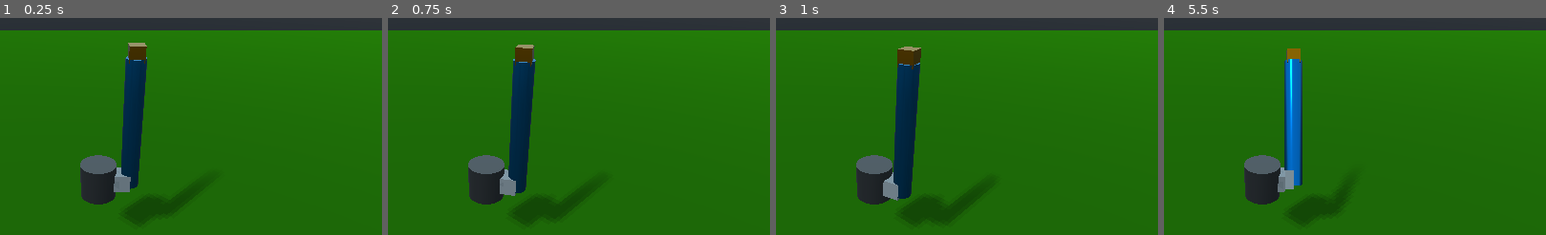
Above: before the commit, frames 1-4 (left to right).
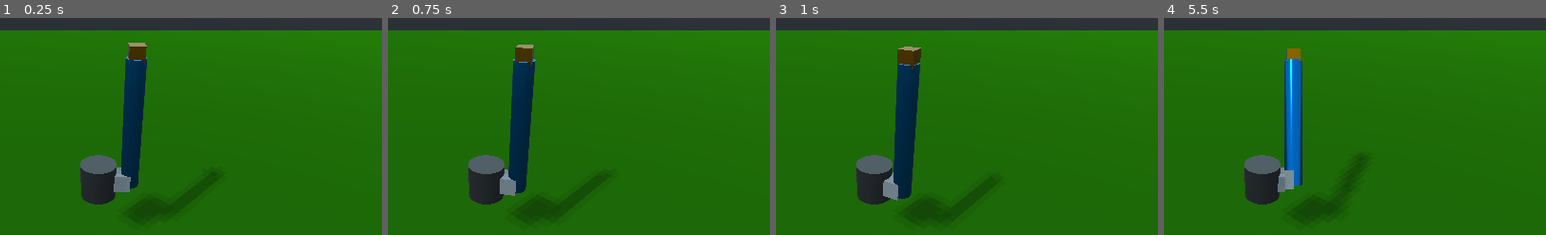
Above: after the commit, the same moments.

Repository: RootCellar/CS485
Game: Godot game, scene res://GodotRobot.tscn
Two runs of this game, one before a commit and one after it. Both use one fixed random seed, a clock stepped at 60 frames per second and the inputs below.
Inputs:
- Up to frame 1 (0.25 s): no input
- Up to frame 2 (0.75 s): tap Enter at 0.5 s; hold D from 0.53 s (still down)
- Up to frame 3 (1 s): keep holding D
- Up to frame 4 (5.5 s): release D at 1.28 s; hold S 1.28-2.03 s; hold D 2.03-2.78 s; hold W 2.78-3.53 s; hold A 3.53-5.03 s; hold S from 5.03 s (still down)
The pictures show only the part of the screen within x 37-87%, y 16-66%; the shares and areas given below are measured in that part.

The runs differ from the first frame. In frame 4, less than 0.1% of the frame differs, in the area x 49-53%, y 64-70%.

Commit message:
adjust shadows

Diff:
--- a/HW0/GodotRobot.tscn
+++ b/HW0/GodotRobot.tscn
@@ -90,8 +90,5 @@
 transform = Transform( 0.707107, 0.5, -0.5, 0, 0.707107, 0.707107, 0.707107, -0.5, 0.5, 0, 0, 0 )
 light_energy = 0.5
 shadow_enabled = true
-directional_shadow_split_2 = 0.15
-directional_shadow_split_3 = 0.3
 directional_shadow_blend_splits = true
-directional_shadow_depth_range = 1
-directional_shadow_max_distance = 30.0
+directional_shadow_max_distance = 50.0
